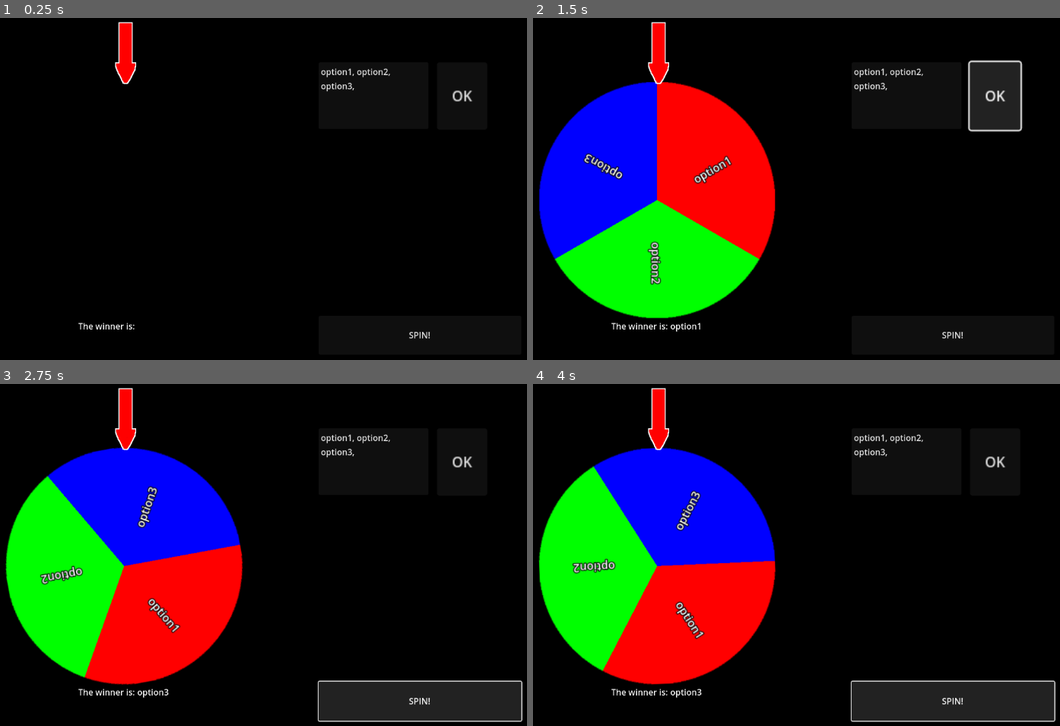
Above: before the commit, frames 1-4 (two rows, left to right).
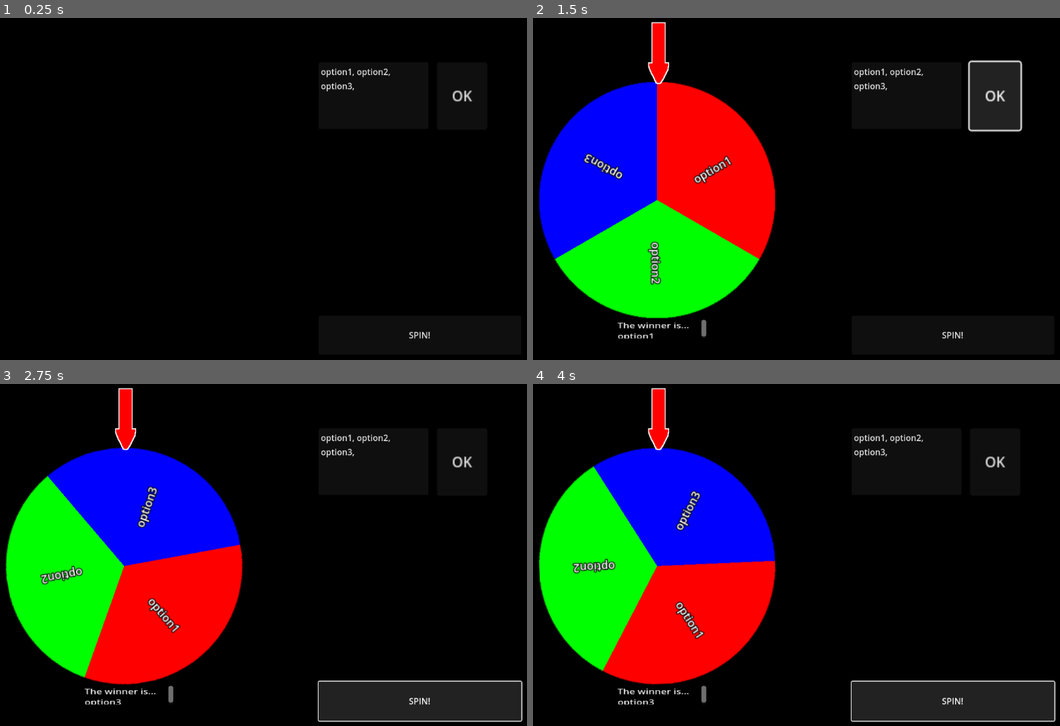
Above: after the commit, the same moments.

Repository: n4mr3g/decision_roulette
Game: Godot game, scene res://scenes/Main.tscn
Two runs of this game, one before a commit and one after it. Both use one fixed random seed, a clock stepped at 60 frames per second and the inputs below.
Inputs:
- Up to frame 1 (0.25 s): no input
- Up to frame 2 (1.5 s): click "OK" at 0.5 s; click "OK" at 1.25 s
- Up to frame 3 (2.75 s): click "SPIN!" at 2 s
- Up to frame 4 (4 s): click "SPIN!" at 2.75 s; click "SPIN!" at 3.5 s

The runs differ from the first frame. In frame 1, 0.6% of the frame differs, in the area x 14-26%, y 1-92%; in frame 2, 0.3%; in frame 3, 0.3%; in frame 4, 0.3%.

Commit message:
Hide arrow and winner text before roulette is created

Diff:
--- a/scenes/Main.tscn
+++ b/scenes/Main.tscn
@@ -16,7 +16,7 @@
 grow_vertical = 2
 metadata/_edit_use_anchors_ = true
 
-[node name="ColorRect" type="ColorRect" parent="Control"]
+[node name="Background" type="ColorRect" parent="Control"]
 z_index = -1
 layout_mode = 0
 offset_right = 40.0
@@ -30,6 +30,7 @@
 
 [node name="Roulette" parent="Control" instance=ExtResource("3_5s2ck")]
 unique_name_in_owner = true
+visible = false
 layout_mode = 0
 offset_left = 128.0
 offset_top = 572.0
--- a/scenes/UI.tscn
+++ b/scenes/UI.tscn
@@ -37,6 +37,7 @@
 scale = Vector2(5, 5)
 
 [node name="TheWinnerIs" type="RichTextLabel" parent="."]
+visible = false
 offset_left = 248.0
 offset_top = 552.0
 offset_right = 392.0
@@ -47,9 +48,10 @@
 
 [node name="WinnerLabel" type="RichTextLabel" parent="."]
 unique_name_in_owner = true
-offset_left = 360.0
+offset_left = 260.0
 offset_top = 552.0
-offset_right = 504.0
+offset_right = 404.0
 offset_bottom = 592.0
+scale = Vector2(1.16818, 0.880165)
 size_flags_vertical = 4
 metadata/_edit_use_anchors_ = true
--- a/scripts/main.gd
+++ b/scripts/main.gd
@@ -17,11 +17,12 @@
 
 func update_winner_label(winner_text: String):
 	if winner_label && winner_label.text != winner_text:
-		winner_label.text = winner_text
+		winner_label.text = "The winner is... " + winner_text
 
 func _on_add_segments_pressed(labels):
 	roulette.populate_labels(labels)
 	roulette.create_segments(labels.size())
+	roulette.visible = true
 
 func _on_spin_wheel_pressed():
 	roulette.spin_wheel()
--- a/scripts/roulette.gd
+++ b/scripts/roulette.gd
@@ -13,14 +13,9 @@
 
 signal winner_detected(winner_text: String)
 
-#func _ready():
-	#populate_labels()  # Populate the labels array
-	#create_segments(segment_count)  # Create segments after labels are populated
+func populate_labels(labels_from_user):
+	labels.clear()
 
-func populate_labels(labels_from_user):
-	labels.clear()  # Clear existing labels
-
-	# Populate labels from user input or define them directly
 	for label in labels_from_user:
 		labels.append(label)
 
@@ -29,21 +24,15 @@
 	if segment_count == 0:
 		return ""
 
-	# Adjust the current angle based on clockwise direction
-	#var adjusted_angle = current_angle + (360.0 / segment_count)
-	#adjusted_angle = wrapf(adjusted_angle, 0, 360)  # Ensure it's between 0 and 360
 
 	var angle_step = 360.0 / segment_count
-	var segment_index = int(floor(current_angle / angle_step))  # Direct mapping without adjustments
+	var segment_index = int(floor(current_angle / angle_step))
 
 	# Ensure the index is valid
 	if segment_index >= 0 and segment_index < labels.size():
 		return labels[segment_index]
 	return ""
 
-	#Nota: el problema es que la 'flecha' siempre esta ubicada al final del segmento 1.
-	#Nota: el problema es que la 'flecha' siempre esta ubicada al final del segmento 1.
-	#Nota: el problema es que la 'flecha' siempre esta ubicada al final del segmento 1.
 
 
 func get_color_for_segment(index: int, total: int) -> Color:
@@ -88,24 +77,17 @@
 		if i < labels.size():
 			var label = create_label(labels[i], angle + angle_step / 2)  # Position in the center of the segment
 			canvas.add_child(label)
-		else:
-			# Optional: Add a placeholder label if no label is defined for the segment
-			var label = create_label("Segment " + str(i + 1), angle + angle_step / 2)
-			canvas.add_child(label)
 
 func create_label(text: String, angle: float) -> Label:
 	var label = Label.new()
 	label.text = text
 	label.set_custom_minimum_size(Vector2(50, 20))
 
-	# Set Z index to 1
 	label.z_index = 1
-
-		# Add shadow to simulate an outline (black color)
 	label.add_theme_constant_override("outline_size", 5)
 
 	# Rotate to face outward
-	label.rotation = deg_to_rad(angle + 0)  # Adjust rotation to face outward
+	label.rotation = deg_to_rad(angle)
 
 	# Calculate the position based on the angle and an offset
 	var distance_from_center = wheel_radius - 100  # Distance from the center to position the label
--- a/scripts/ui_canvas_group.gd
+++ b/scripts/ui_canvas_group.gd
@@ -1,6 +1,8 @@
 extends CanvasGroup
 
+@warning_ignore("unused_signal")
 signal add_segments_pressed(labels)
+@warning_ignore("unused_signal")
 signal spin_wheel_pressed()
 
 @onready var text_edit = $TextEdit
